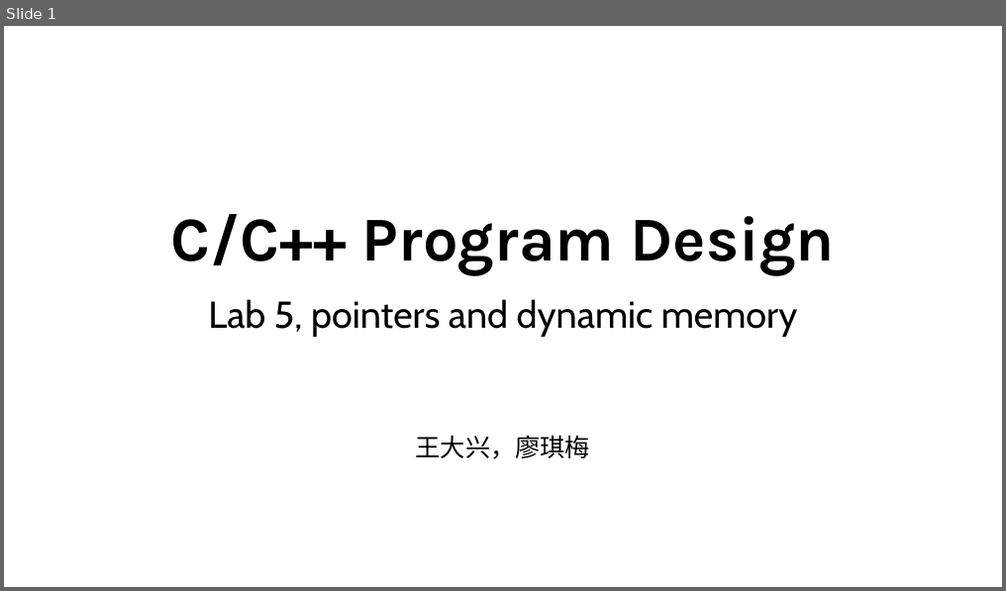
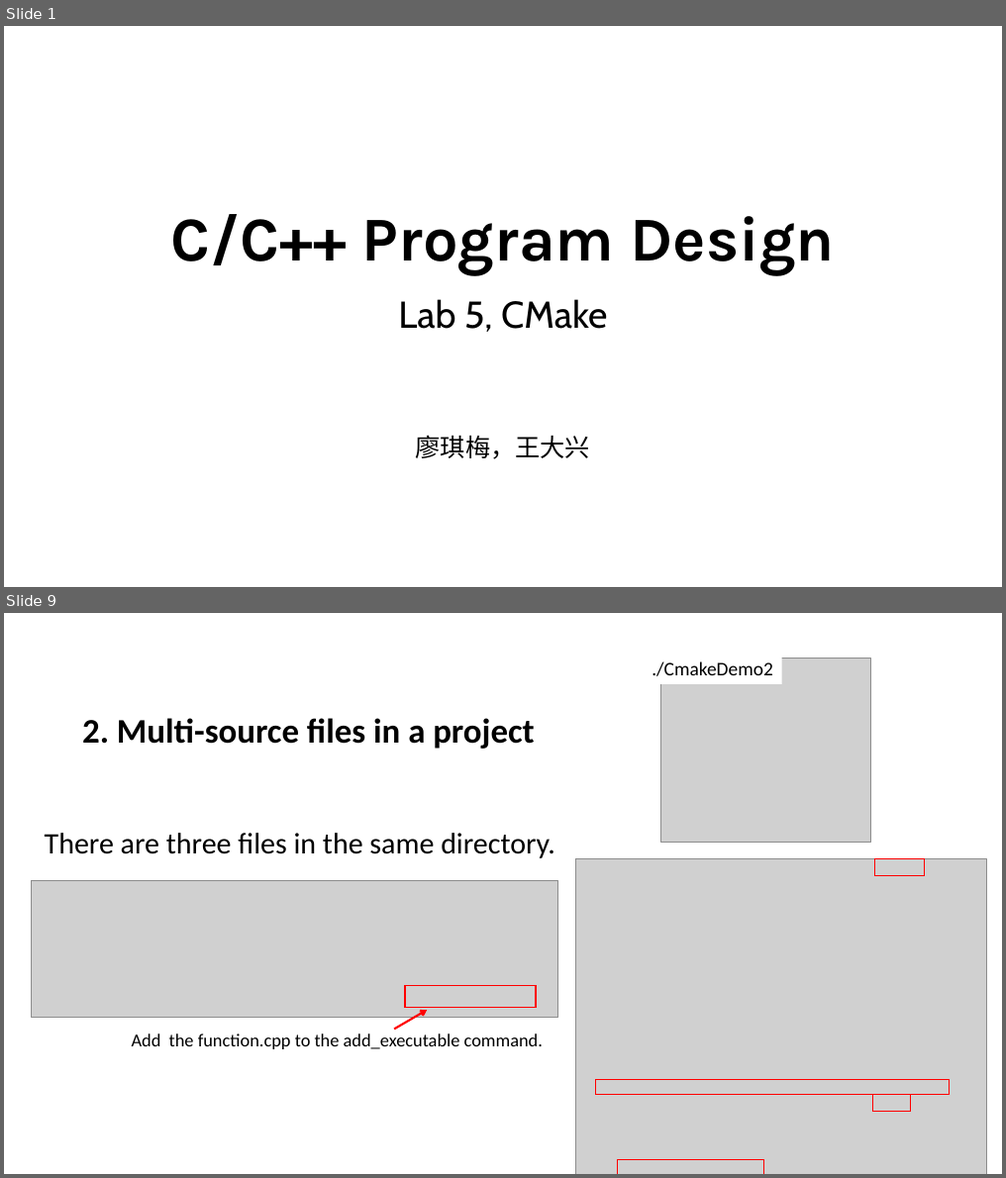
Before and after one commit to ShiqiYu/CPP, a slide deck: week05/Lab05.pptx. Shown one above the other, each under a label of ours: slide 1 before the commit, slides 1 and 9 after it; the slides between them are not shown. The pictures are 1006x591 and 1006x1178 pixels, drawn with LibreOffice and Linux fonts; fonts in the diff are those of the drawing; grey boxes stand for pictures; background and template pictures are left out. Boxes give left, top, right and bottom in pixels: in the first picture for what was removed or moved away, otherwise in the second. Text is boxed around its words. In the diff, an @@ line names an element or a change of style, - is before the commit and + after.

```diff
--- a/week05/Lab05.pptx
+++ b/week05/Lab05.pptx
@@ slide 9 added at (x1=4, y1=613, x2=1002, y2=1174), background #FFFFFF @@
@@ rectangle added at (x1=645, y1=654, x2=782, y2=684), fill #FFFFFF, 18.4 pt, text #000000 @@
+./CmakeDemo2
@@ picture added at (x1=660, y1=658, x2=871, y2=842) @@
@@ text added at (x1=82, y1=718, x2=534, y2=749), 33.2 pt, text #000000, bold @@
+2. Multi-source files in a project
@@ text added at (x1=45, y1=833, x2=555, y2=859), 28.6 pt, text #000000 @@
+There are three files in the same directory.
@@ picture added at (x1=575, y1=859, x2=986, y2=1174) @@
@@ rectangle added at (x1=875, y1=859, x2=924, y2=875), outline #FF0000 1 pt @@
@@ picture added at (x1=31, y1=880, x2=558, y2=1017) @@
@@ rectangle added at (x1=405, y1=986, x2=536, y2=1008), outline #FF0000 1.5 pt @@
@@ arrow added from (394, 1029) to (427, 1011), #FF0000 2 pt @@
@@ text added at (x1=132, y1=1034, x2=543, y2=1050), 17.6 pt, text #000000 @@
+Add the function.cpp to the add_executable command.
@@ rectangle added at (x1=595, y1=1080, x2=948, y2=1095), outline #FF0000 1 pt @@
@@ rectangle added at (x1=873, y1=1095, x2=912, y2=1112), outline #FF0000 1 pt @@
@@ rectangle added at (x1=617, y1=1160, x2=764, y2=1174), outline #FF0000 1 pt @@
@@ slide 1 changed as well @@
@@ subtitle at (x1=398, y1=299, x2=607, y2=460): text changed @@
-Lab 5, pointers and dynamic memory
-王大兴，廖琪梅
+Lab 5, CMake
+廖琪梅，王大兴
```
Also in this commit, not shown: 1 other slide changed, 15 other slides added, 24 slides removed.
